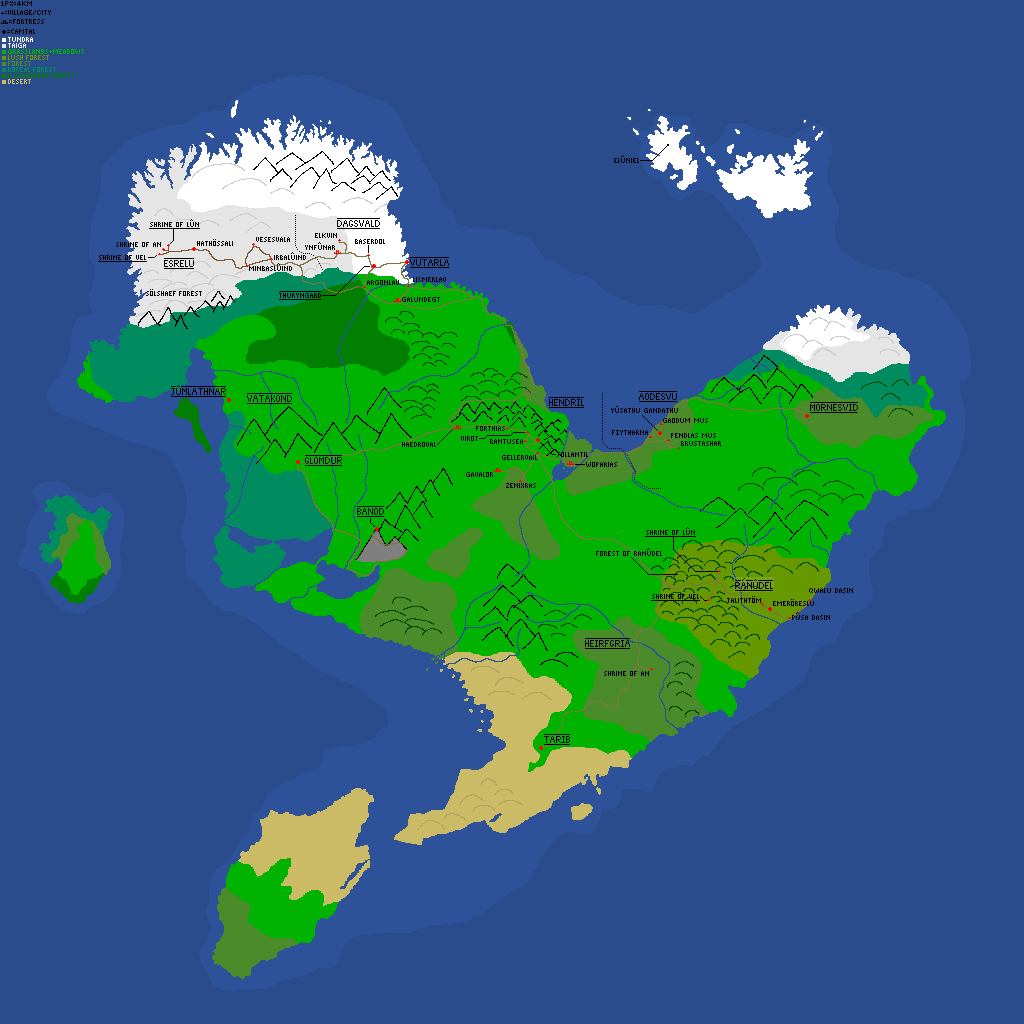
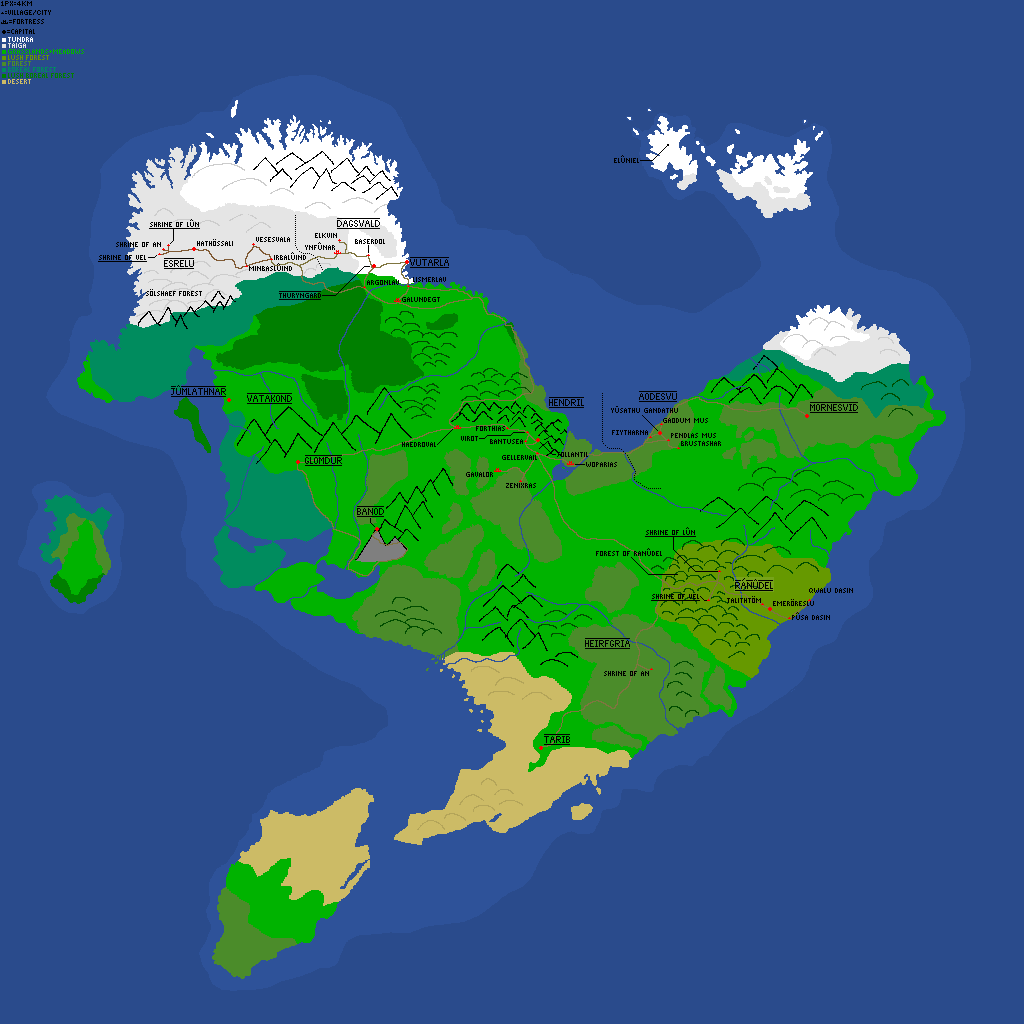
Comparing the layer stacks of the two (1024, 1024) images. Changes:
painted on "Background" over [177, 169, 901, 749]
